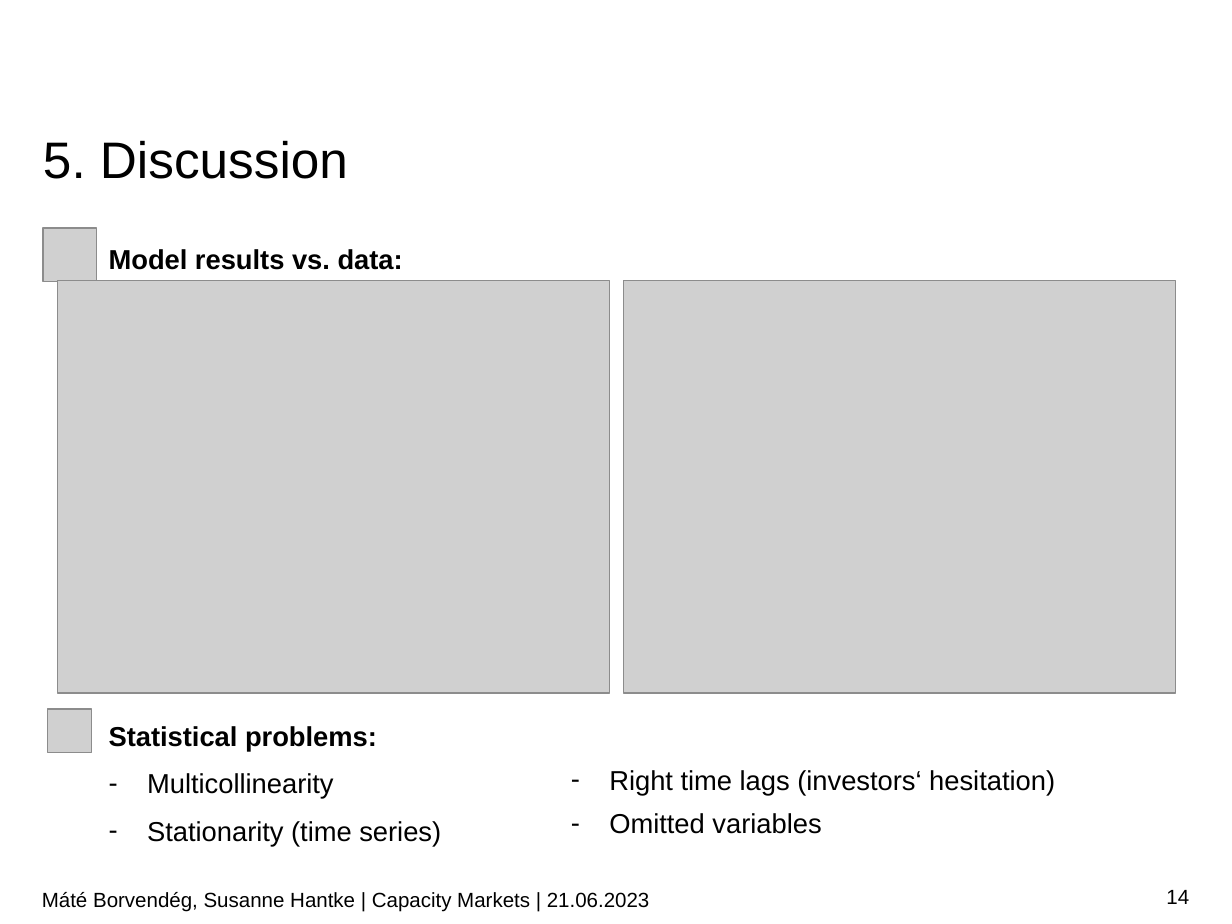
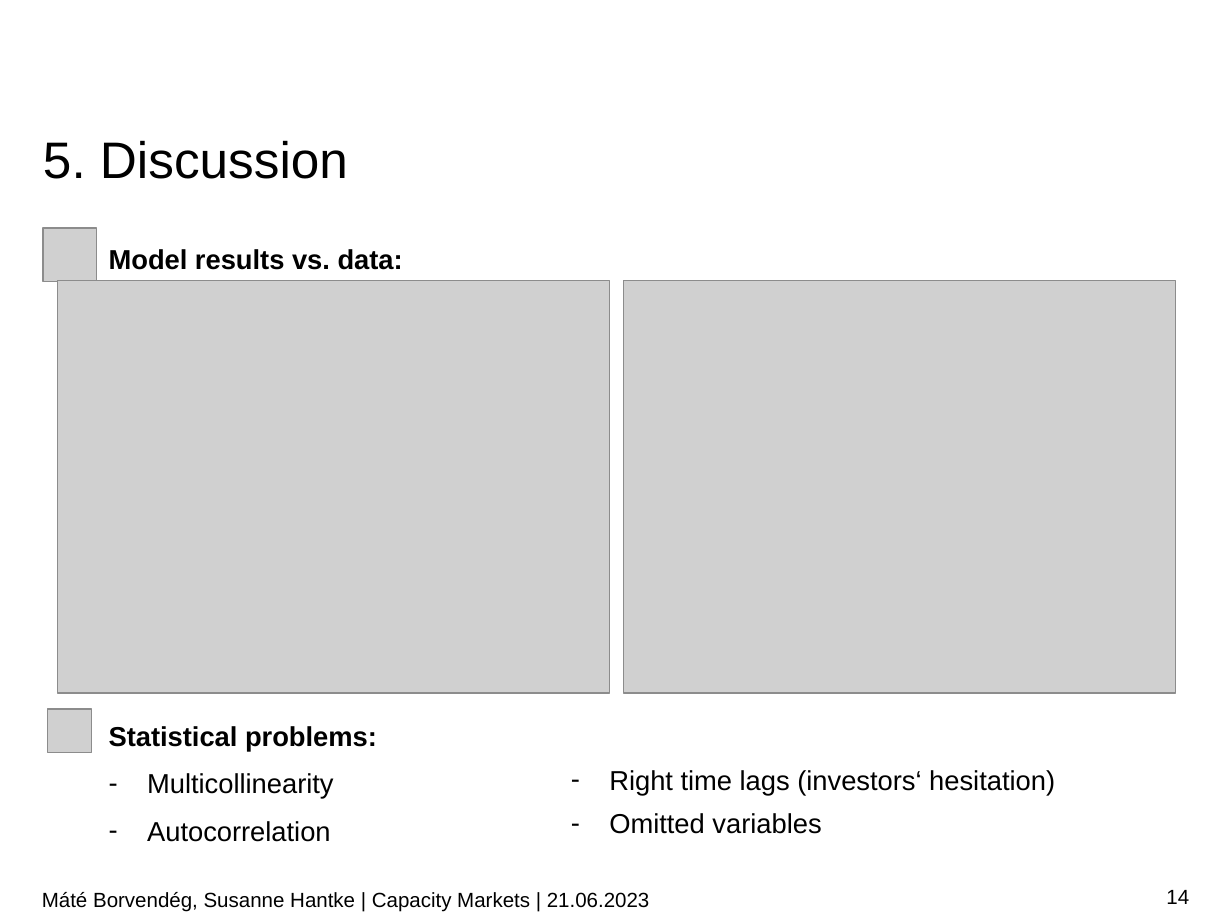
Before and after one commit to borvendegmate/tum_power_system_economics, a slide deck: slide 14 of Final_Presentation_Borvendeg_Hantke.pptx. Drawn at 1232x924 pixels with LibreOffice and Linux fonts; fonts in the diff are those of the drawing; grey boxes stand for pictures; background and template pictures are left out. Boxes give left, top, right and bottom in pixels: in the first picture for what was removed or moved away, otherwise in the second. Text is boxed around its words. In the diff, an @@ line names an element or a change of style, - is before the commit and + after.

```diff
--- a/Final_Presentation_Borvendeg_Hantke.pptx
+++ b/Final_Presentation_Borvendeg_Hantke.pptx
@@ text at box(147, 821, 331, 842): text changed @@
-– Stationarity (time series)
+– Autocorrelation
```
Also in this commit, not shown: 7 other slides changed.
